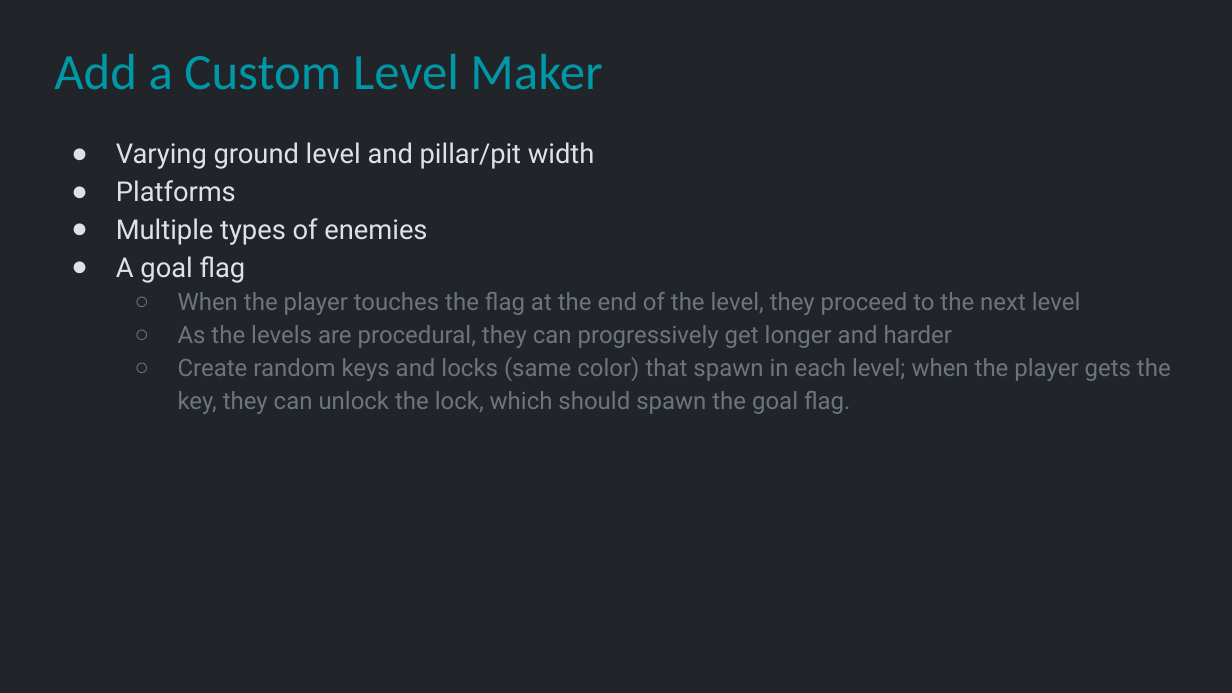
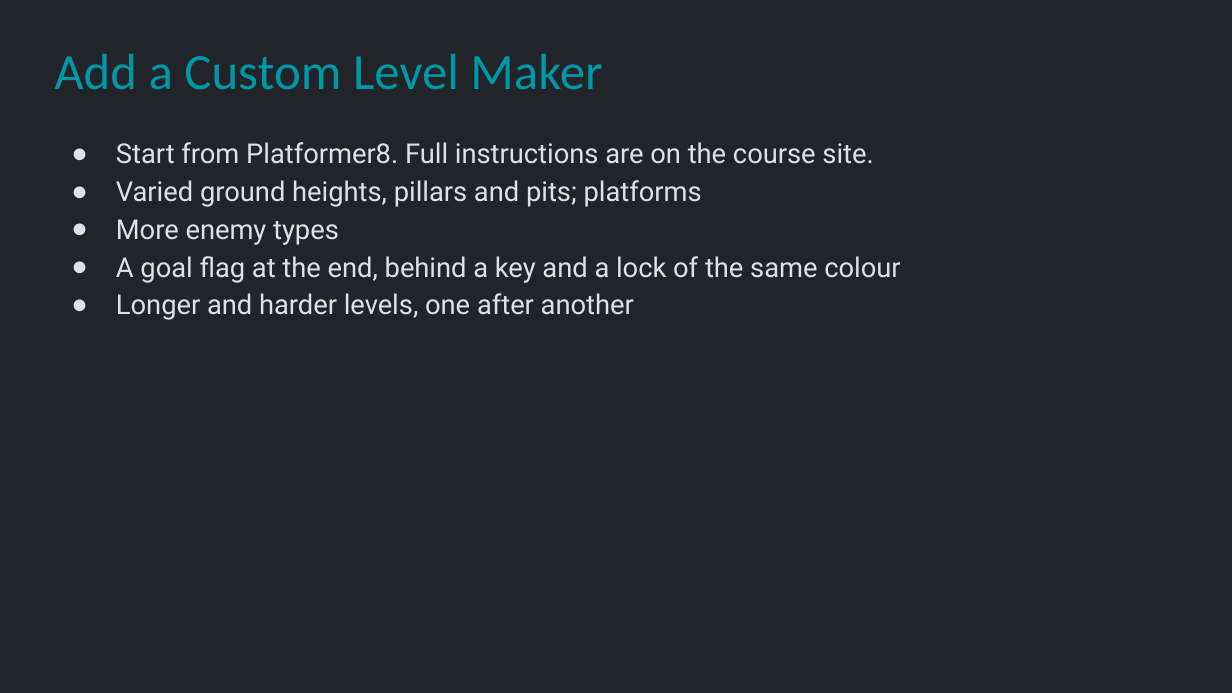
Before and after one commit to Metamate/gar, a slide deck: slide 36 of slides/06 Super Mario Bros.pptx. Drawn at 1232x693 pixels with LibreOffice and Linux fonts; fonts in the diff are those of the drawing. Boxes give left, top, right and bottom in pixels: in the first picture for what was removed or moved away, otherwise in the second. Text is boxed around its words. In the diff, an @@ line names an element or a change of style, - is before the commit and + after.

```diff
--- a/slides/06 Super Mario Bros.pptx
+++ b/slides/06 Super Mario Bros.pptx
@@ text at (116,142,900,320): text changed; size 14 to 16 pt; text colour #6C757D to #DEE2E6 @@
-● Varying ground level and pillar/pit width
-● Platforms
-● Multiple types of enemies
-● A goal flag
-  ○ When the player touches the flag at the end of the level, they proceed to the next level
-  ○ As the levels are procedural, they can progressively get longer and harder
-  ○ Create random keys and locks (same color) that spawn in each level; when the player gets the key, they can unlock the lock, which should spawn the goal flag.
+● Start from Platformer8. Full instructions are on the course site.
+● Varied ground heights, pillars and pits; platforms
+● More enemy types
+● A goal flag at the end, behind a key and a lock of the same colour
+● Longer and harder levels, one after another
```
Also in this commit, not shown: 3 other slides changed, 5 slides added, 4 slides removed.
